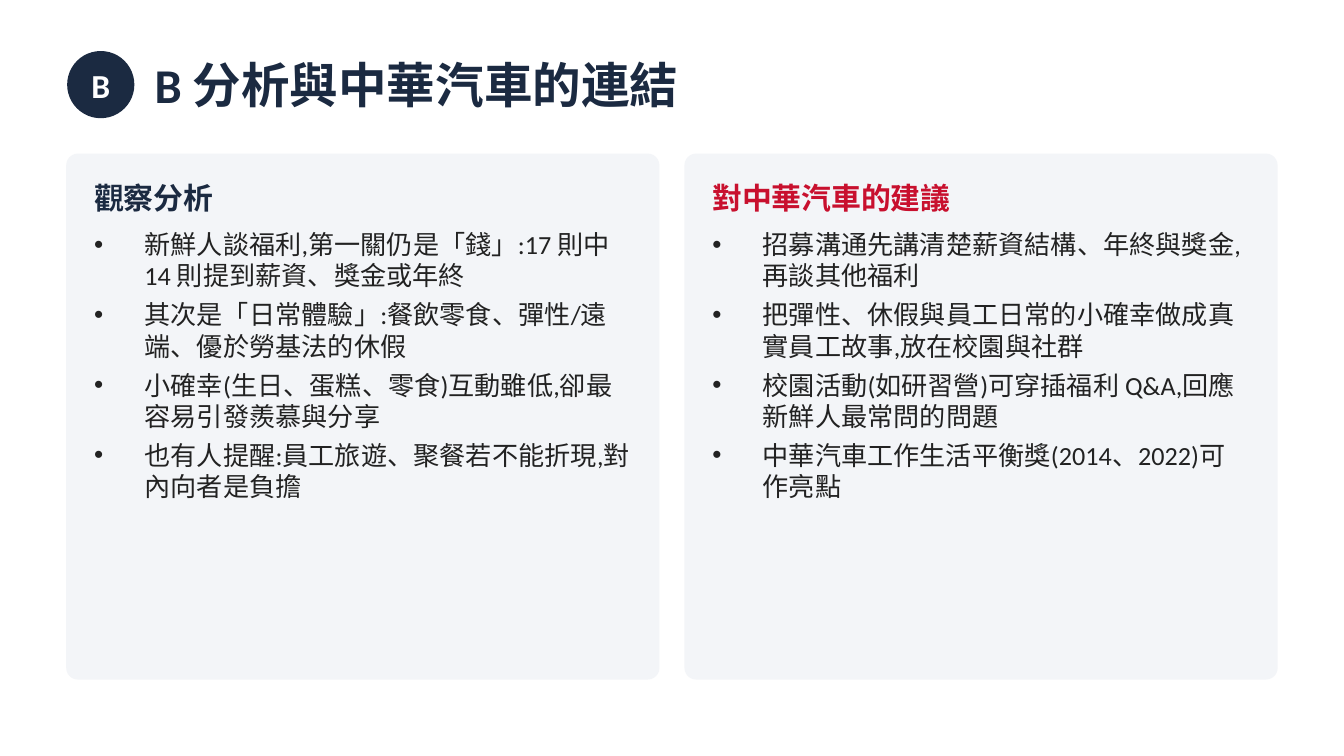
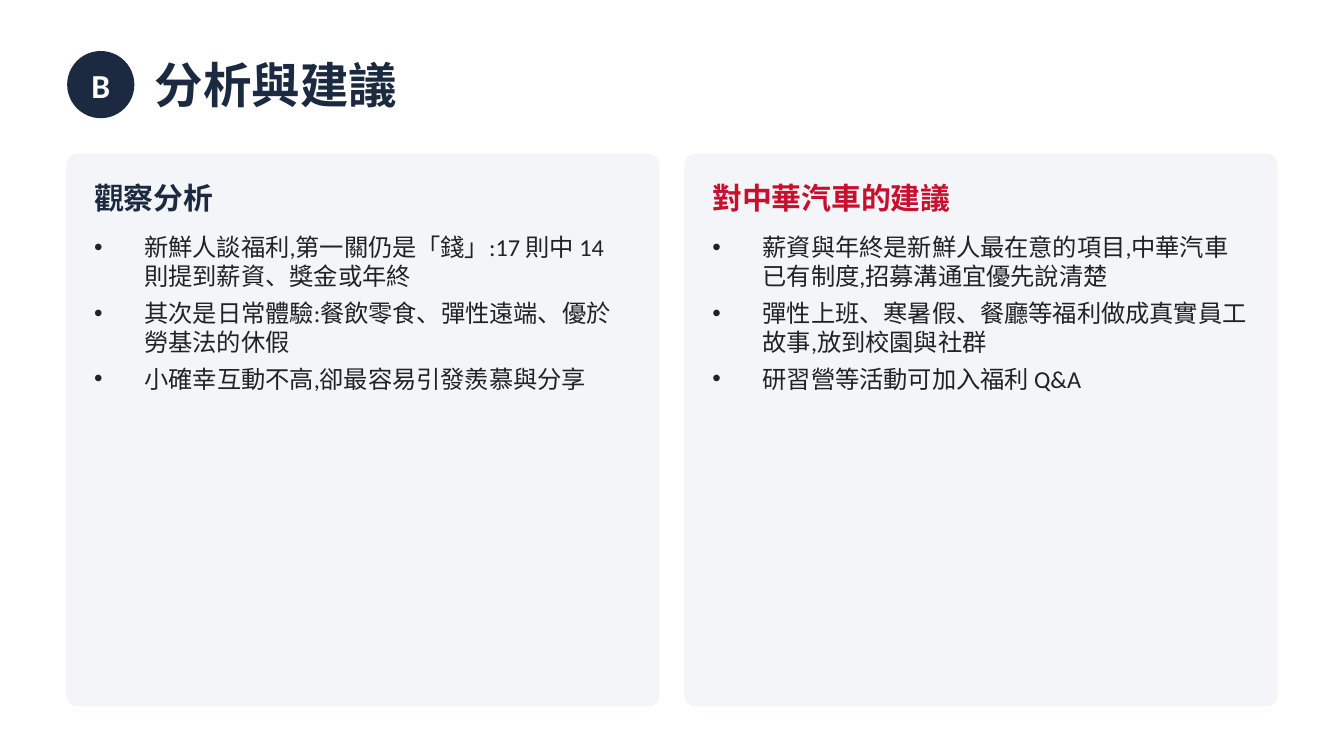
Before and after one commit to tobychien/project-hub, a slide deck: slide 10 of deliverables/CMC_10月_AB任務簡報.pptx (slide 9 before the commit). Drawn at 1344x756 pixels with LibreOffice and Linux fonts; fonts in the diff are those of the drawing. Boxes give left, top, right and bottom in pixels: in the first picture for what was removed or moved away, otherwise in the second. Text is boxed around its words. In the diff, an @@ line names an element or a change of style, - is before the commit and + after.

```diff
--- a/deliverables/CMC_10月_AB任務簡報.pptx
+++ b/deliverables/CMC_10月_AB任務簡報.pptx
@@ text at (155,61,398,108): text changed @@
-B 分析與中華汽車的連結
+分析與建議
@@ rounded rectangle: place and size @@
-rounded rectangle at (67,155,659,679)
+rounded rectangle at (67,155,659,706)
@@ rounded rectangle at (67,155,659,706): proportions changed @@
@@ rounded rectangle at (685,155,1277,706): proportions changed @@
@@ rounded rectangle: place and size @@
-rounded rectangle at (685,155,1277,679)
+rounded rectangle at (685,155,1277,706)
@@ text at (144,235,604,287): size 14 to 13 pt in "新鮮人談福利,第一關仍是「錢」:17 則中 14 則提到薪資、獎金或年終" @@
@@ text at (763,235,1247,392): text changed; size 14 to 13 pt @@
-• 招募溝通先講清楚薪資結構、年終與獎金,再談其他福利
-• 把彈性、休假與員工日常的小確幸做成真實員工故事,放在校園與社群
-• 校園活動(如研習營)可穿插福利 Q&A,回應新鮮人最常問的問題
-• 中華汽車工作生活平衡獎(2014、2022)可作亮點
+• 薪資與年終是新鮮人最在意的項目,中華汽車已有制度,招募溝通宜優先說清楚
+• 彈性上班、寒暑假、餐廳等福利做成真實員工故事,放到校園與社群
+• 研習營等活動可加入福利 Q&A
@@ text at (144,301,610,391): text changed; size 14 to 13 pt @@
-• 其次是「日常體驗」:餐飲零食、彈性/遠端、優於勞基法的休假
-• 小確幸(生日、蛋糕、零食)互動雖低,卻最容易引發羨慕與分享
-• 也有人提醒:員工旅遊、聚餐若不能折現,對內向者是負擔
+• 其次是日常體驗:餐飲零食、彈性遠端、優於勞基法的休假
+• 小確幸互動不高,卻最容易引發羨慕與分享
```
Also in this commit, not shown: 9 other slides changed, 1 slide added.
